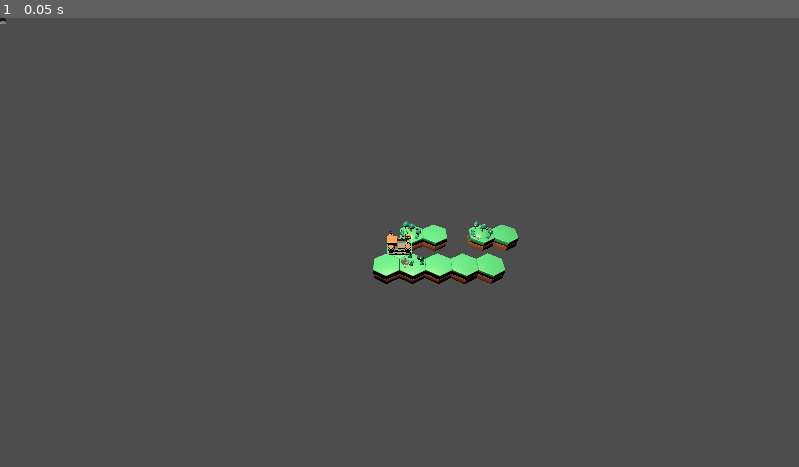
Above: before the commit, frame 1.
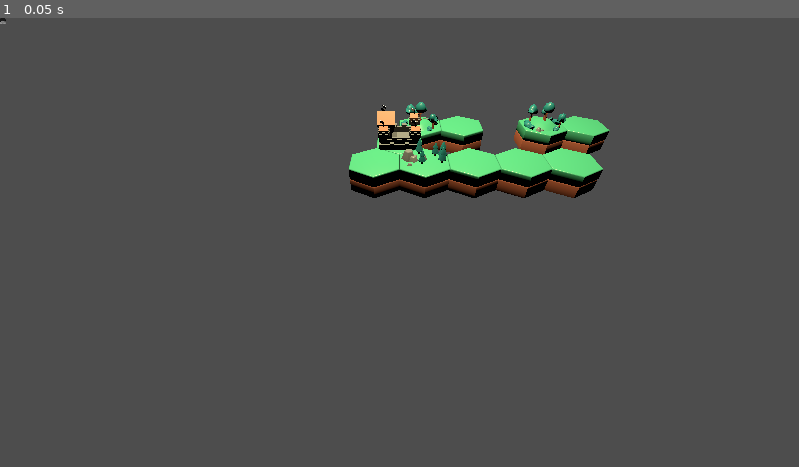
Above: after the commit, the same moment.

Repository: DoctorLego2003/BestGameJam2023
Game: Godot game, scene res://scenes/other scenes/main.tscn
Two runs of this game, one before a commit and one after it. Both use one fixed random seed, a clock stepped at 60 frames per second and the inputs below.
Inputs:
- Up to frame 1 (0.05 s): no input

The runs differ from the first frame. In frame 1, 6.5% of the frame differs, in the area x 43-77%, y 18-60%.

Commit message:
merge

Diff:
--- a/BestGameJam/scenes/other scenes/main.tscn
+++ b/BestGameJam/scenes/other scenes/main.tscn
@@ -1,14 +1,14 @@
 [gd_scene load_steps=5 format=3 uid="uid://dj5o5hrsdftgc"]
 
-[ext_resource type="PackedScene" uid="uid://dramj5g4rflgm" path="res://scenes/tiles/castleTile.tscn" id="1_1xou3"]
-[ext_resource type="PackedScene" uid="uid://cx0ujfawpqsd7" path="res://scenes/tiles/forestTile.tscn" id="2_oo3ti"]
+[ext_resource type="PackedScene" uid="uid://bdsr7uai0eidr" path="res://scenes/tiles/castle.tscn" id="1_1xou3"]
+[ext_resource type="PackedScene" uid="uid://cx550hqmryeyt" path="res://scenes/tiles/forestTile.tscn" id="2_oo3ti"]
 [ext_resource type="PackedScene" uid="uid://qq4k2ipct0lr" path="res://scenes/tiles/grassTile.tscn" id="3_uccty"]
-[ext_resource type="PackedScene" uid="uid://jym3w5nrs6mt" path="res://scenes/tiles/hillTile.tscn" id="4_t3nv1"]
+[ext_resource type="PackedScene" uid="uid://yv2lkfamiwyo" path="res://scenes/tiles/hillTile.tscn" id="4_t3nv1"]
 
 [node name="main" type="Node3D"]
 
 [node name="Camera3D" type="Camera3D" parent="."]
-transform = Transform3D(1, 0, 0, 0, 0.707107, 0.707107, 0, -0.707107, 0.707107, 9.53674e-07, 18.0515, 16.4412)
+transform = Transform3D(1, 0, 0, 0, 0.707107, 0.707107, 0, -0.707107, 0.707107, 9.53674e-07, 7.0515, 12.4412)
 
 [node name="OmniLight3D" type="OmniLight3D" parent="."]
 transform = Transform3D(1, 0, 0, 0, 1, 0, 0, 0, 1, 0, 20, 0)
--- a/BestGameJam/scenes/tiles/roadStraightTile.tscn
+++ b/BestGameJam/scenes/tiles/roadStraightTile.tscn
@@ -22,3 +22,4 @@
 script = ExtResource("2_533l7")
 
 [connection signal="input_event" from="Area3D" to="TextEdit" method="_on_area_3d_input_event"]
+[connection signal="mouse_exited" from="Area3D" to="TextEdit" method="_on_area_3d_mouse_exited"]
Not shown: 1 places in BestGameJam/scenes/tiles/castle.tscn that only renumber resources
Not shown: 1 places in BestGameJam/scenes/tiles/forestTile.tscn that only renumber resources
Not shown: 1 places in BestGameJam/scenes/tiles/hillTile.tscn that only renumber resources
Not shown: 1 places in BestGameJam/scenes/tiles/roadCurve60Tile.tscn that only renumber resources
